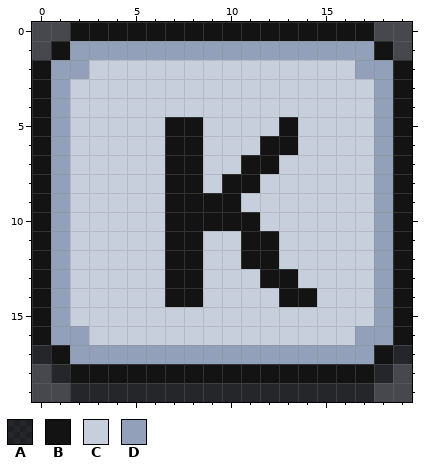
Two versions of one pixel-art file, aseprite/small_button.aseprite. Above, as it was before the edit.
20x20 pixels, 1 frame.
Visible layers, top first: "K", "Button (Up)".
Palette (. is transparent): A #00000077  B #131313  C #c7cfdd  D #92a1b9
Pixels before, first column x 0:
 0 ..BBBBBBBBBBBBBBBB..
 1 .BDDDDDDDDDDDDDDDDB.
 2 BDDCCCCCCCCCCCCCCDDB
 3 BDCCCCCCCCCCCCCCCCDB
 4 BDCCCCCCCCCCCCCCCCDB
 5 BDCCCCCBBCCCCBCCCCDB
 6 BDCCCCCBBCCCBBCCCCDB
 7 BDCCCCCBBCCBBCCCCCDB
 8 BDCCCCCBBCBBCCCCCCDB
 9 BDCCCCCBBBBCCCCCCCDB
10 BDCCCCCBBBBBCCCCCCDB
11 BDCCCCCBBCCBBCCCCCDB
12 BDCCCCCBBCCBBCCCCCDB
13 BDCCCCCBBCCCBBCCCCDB
14 BDCCCCCBBCCCCBBCCCDB
15 BDCCCCCCCCCCCCCCCCDB
16 BDDCCCCCCCCCCCCCCDDB
17 ABDDDDDDDDDDDDDDDDBA
18 .ABBBBBBBBBBBBBBBBA.
19 ..AAAAAAAAAAAAAAAA..
New version:
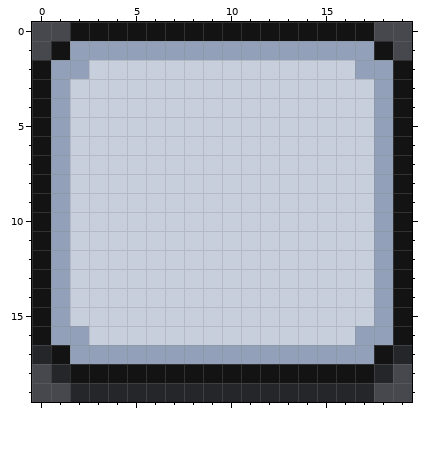
Difference:
layer "K" now hidden
y 5: x 7..8 BB -> CC; x 13 B -> C
y 6: x 7..8 BB -> CC; x 12..13 BB -> CC
y 7: x 7..8 BB -> CC; x 11..12 BB -> CC
y 8: x 7..8 BB -> CC; x 10..11 BB -> CC
y 9: x 7..10 BBBB -> CCCC
y 10: x 7..11 BBBBB -> CCCCC
y 11..12: x 7..8 BB -> CC; x 11..12 BB -> CC
y 13: x 7..8 BB -> CC; x 12..13 BB -> CC
y 14: x 7..8 BB -> CC; x 13..14 BB -> CC
